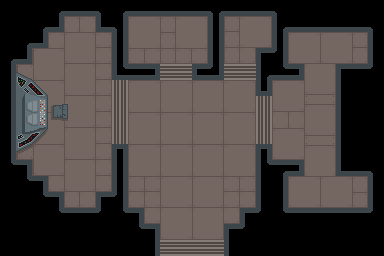
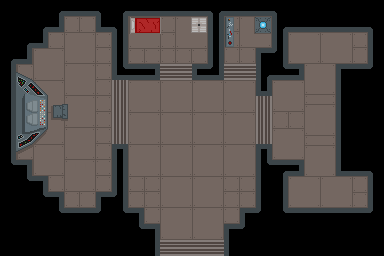
Two versions of the same layered image (384x256). Layer-by-layer changes:
added layer "Calque 13" above "Calque 14" over box(225, 17, 271, 47)
added layer "Calque 14" above "Calque 12" over box(191, 17, 207, 33)
painted on "Calque 12" over box(129, 17, 207, 34)
